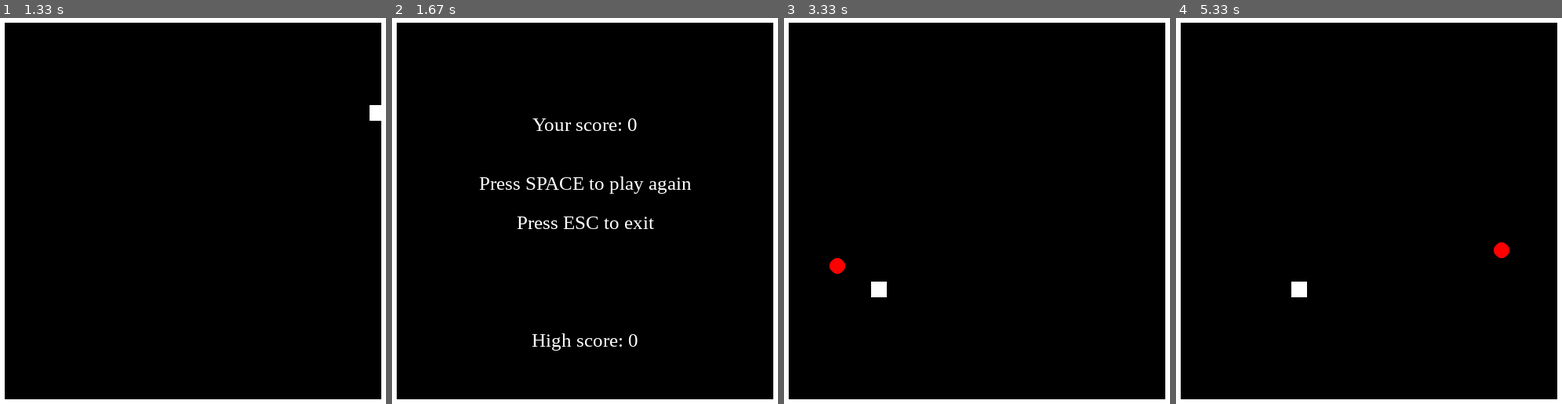
Above: before the commit, frames 1-4 (left to right).
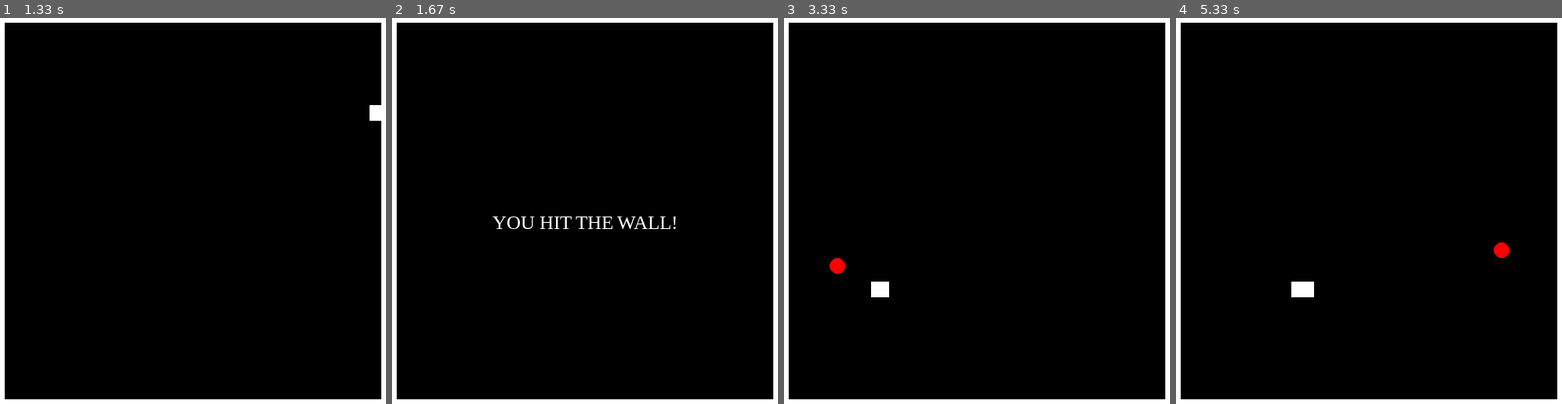
Above: after the commit, the same moments.

Repository: LeeHarry14202/PYGAME_Snake_Game
Game: pygame game, started from main.py
Two runs of this game, one before a commit and one after it. Both use one fixed random seed, a clock stepped at 60 frames per second and the inputs below.
Inputs:
- Up to frame 1 (1.33 s): hold Right 0.33-0.8 s; hold Up 0.83-1.3 s
- Up to frame 2 (1.67 s): hold Right from 1.33 s (still down)
- Up to frame 3 (3.33 s): release Right at 1.8 s; tap Space at 1.83, 2.23, 2.53, 2.8, 3.13 s; hold Left 2.17-2.7 s; hold Down 2.73-3.03 s; hold Left from 3.07 s (still down)
- Up to frame 4 (5.33 s): tap Space at 3.43, 3.57, 3.97, 4.27, 4.63, 5.03 s; release Left at 3.47 s; hold Up 3.5-3.87 s; hold Right 3.9-4.53 s; hold Down 4.57-4.93 s; hold Left from 4.97 s (still down)

Frame 1 is identical in both runs. In frame 2, 2.0% of the frame differs, in the area x 22-78%, y 26-87%; in frame 3, less than 0.1%; in frame 4, less than 0.1%.

Commit message:
Update main.py

Diff:
--- a/main.py
+++ b/main.py
@@ -27,13 +27,20 @@
         # Set direction
         self.direction = 'RIGHT'
 
-    def restart(self):
+    def reset(self):
+
+        world.direction = 'RIGHT'
         world.game_active = True
+
         apple.list_apple.clear()
+
         snake.x = SCREEN_WIDTH / 2
         snake.y = SCREEN_HEIGHT / 2
-        world.direction = 'RIGHT'
-        world.score = 0
+        snake.len_list_snake = 0
+        snake.list_snake = [[SCREEN_WIDTH/2, SCREEN_HEIGHT/2]]
+
+        score.score_ = 0
+        score.start_time = 100
 
     def display_text(self, text, x, y):
         # creating font object my_font
@@ -58,12 +65,17 @@
     def __init__(self):
         self.score_ = 0
         self.high_score = 0
+        self.start_time = 100
 
     def display_score(self):
-        world.display_text('Your score: ' + str(self.score_), SCREEN_WIDTH / 2, SCREEN_HEIGHT / 4)
-        world.display_text('Press SPACE to play again', SCREEN_WIDTH / 2, SCREEN_HEIGHT / 2.5)
-        world.display_text('Press ESC to exit', SCREEN_WIDTH / 2, SCREEN_HEIGHT / 2)
-        world.display_text('High score: ' + str(self.high_score), SCREEN_WIDTH / 2, SCREEN_HEIGHT - 100)
+        if score.start_time != 0:
+            world.display_text('YOU HIT THE WALL!', SCREEN_WIDTH / 2, SCREEN_HEIGHT / 2)
+            score.start_time -= 1
+        else:
+            world.display_text('Your score: ' + str(self.score_), SCREEN_WIDTH / 2, SCREEN_HEIGHT / 4)
+            world.display_text('Press SPACE to play again', SCREEN_WIDTH / 2, SCREEN_HEIGHT / 2.5)
+            world.display_text('Press ESC to exit', SCREEN_WIDTH / 2, SCREEN_HEIGHT / 2)
+            world.display_text('High score: ' + str(self.high_score), SCREEN_WIDTH / 2, SCREEN_HEIGHT - 100)
 
     def update_high_score(self):
         if self.high_score < self.score_:
@@ -77,33 +89,63 @@
         self.WIDTH = 20
         self.HEIGHT = 20
         self.speed = 3
-        self.list_snake = []
-        self.position = [self.x, self.y]
+        self.list_snake = [[self.x, self.y]]
+        self.len_list_snake = 0
         self.rect = pygame.rect.Rect((self.x, self.y, self.WIDTH, self.HEIGHT))
 
     def draw(self):
-        self.rect = pygame.rect.Rect((self.x, self.y, self.WIDTH, self.HEIGHT))
-        pygame.draw.rect(screen, COLOR.WHITE, self.rect)
+        # Press to change snake direction
+        self.change_direction()
+
+        self.add_to_list_snake()
+
+        for snake_ in self.list_snake:
+            self.x = snake_[0]
+            self.y = snake_[1]
+            pygame.draw.rect(screen, COLOR.WHITE, [self.x, self.y, self.WIDTH, self.HEIGHT])
 
     def change_direction(self):
+        x_change = 0
+        y_change = 0
         if world.direction == 'RIGHT':
-            self.x += self.speed
+            x_change = self.speed
+            y_change = 0
         elif world.direction == 'LEFT':
-            self.x -= self.speed
+            x_change = - self.speed
+            y_change = 0
         elif world.direction == 'UP':
-            self.y -= self.speed
+            x_change = 0
+            y_change = - self.speed
         elif world.direction == 'DOWN':
-            self.y += self.speed
+            x_change = 0
+            y_change = self.speed
+        self.x += x_change
+        self.y += y_change
+        # return x, y
+
+    def add_to_list_snake(self):
+        head = []
+        head.append(snake.x)
+        head.append(snake.y)
+        snake.list_snake.append(head)
+        if len(snake.list_snake) > snake.len_list_snake:
+            del snake.list_snake[0]
 
     def hit_wall(self):
         if self.x > SCREEN_WIDTH:
             world.game_active = False
         elif self.x < 0:
             world.game_active = False
-        if self.y < 0:
+        elif self.y < 0:
             world.game_active = False
         elif self.y > SCREEN_HEIGHT:
             world.game_active = False
+
+    def check_collision(self):
+        for snake_ in snake.list_snake:
+            snake_rect = pygame.rect.Rect((snake_[0], snake_[1], self.WIDTH, self.HEIGHT))
+            if snake_rect.colliderect(apple.rect):
+                score.score_ += 1
 
 
 class APPLE(object):
@@ -153,10 +195,10 @@
 spawn_apple_time = 2000
 pygame.time.set_timer(spawn_apple, spawn_apple_time)
 
-# # Set timer for
-# spawn_apple = pygame.USEREVENT
-# spawn_apple_time = 2000
-# pygame.time.set_timer(spawn_apple, spawn_apple_time)
+# # # Set timer for
+spawn_snake = pygame.USEREVENT + 1
+spawn_snake_time = 1000
+pygame.time.set_timer(spawn_snake, spawn_snake_time)
 
 # Object init
 world = WORLD()
@@ -168,6 +210,8 @@
 
 def main():
     running = True
+    # x_change = 0
+    # y_change = 0
     while running:
         screen.fill(COLOR.BLACK)
         for event in pygame.event.get():
@@ -187,20 +231,20 @@
                 else:
                     # Press SPACE to restart
                     if event.key == pygame.K_SPACE:
-                        world.restart()
+                        world.reset()
                     # Press Esc to exit
                     if event.key == pygame.K_ESCAPE:
                         running = False
             # To create list of apple
             if event.type == spawn_apple:
                 apple.list_apple.append(apple.create_apple())
+            if event.type == spawn_snake and world.game_active:
+                snake.len_list_snake += 1
 
         # Draw wall around
         wall.draw()
 
         if world.game_active:
-            # Find snake direction
-            snake.change_direction()
 
             # Draw snake
             snake.draw()
@@ -209,8 +253,7 @@
             apple.draw(apple.list_apple)
 
             # Check collision
-            if apple.rect.colliderect(snake.rect):
-                score.score_ += 1
+            snake.check_collision()
 
             # Check if the snake hit the wall, game over
             snake.hit_wall()
